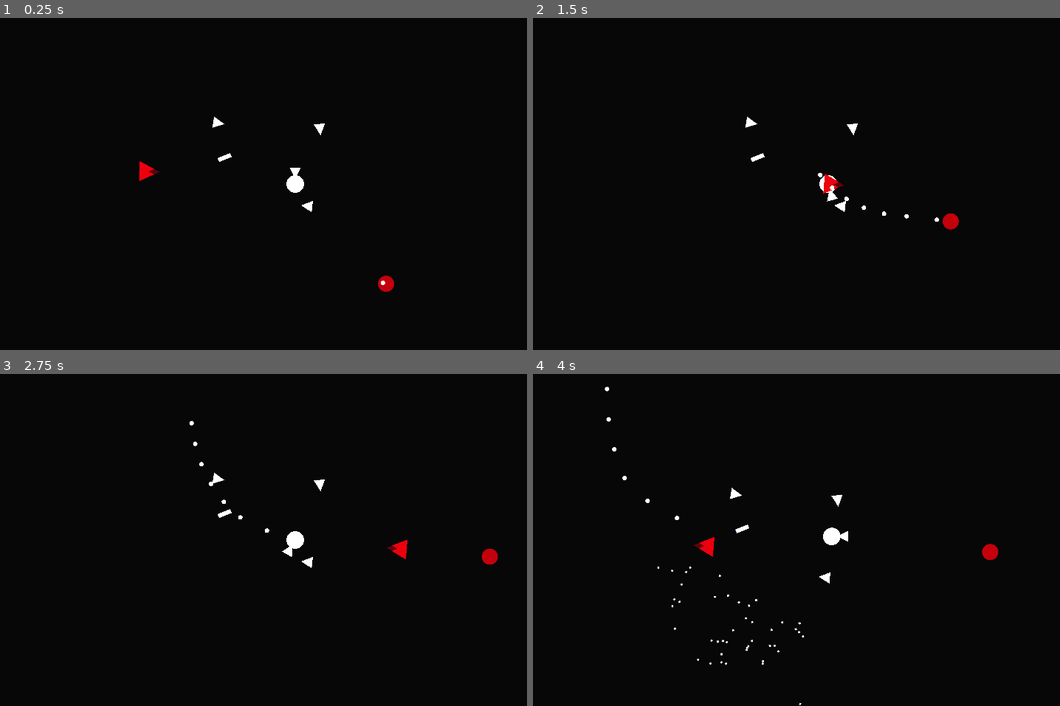
Above: before the commit, frames 1-4 (two rows, left to right).
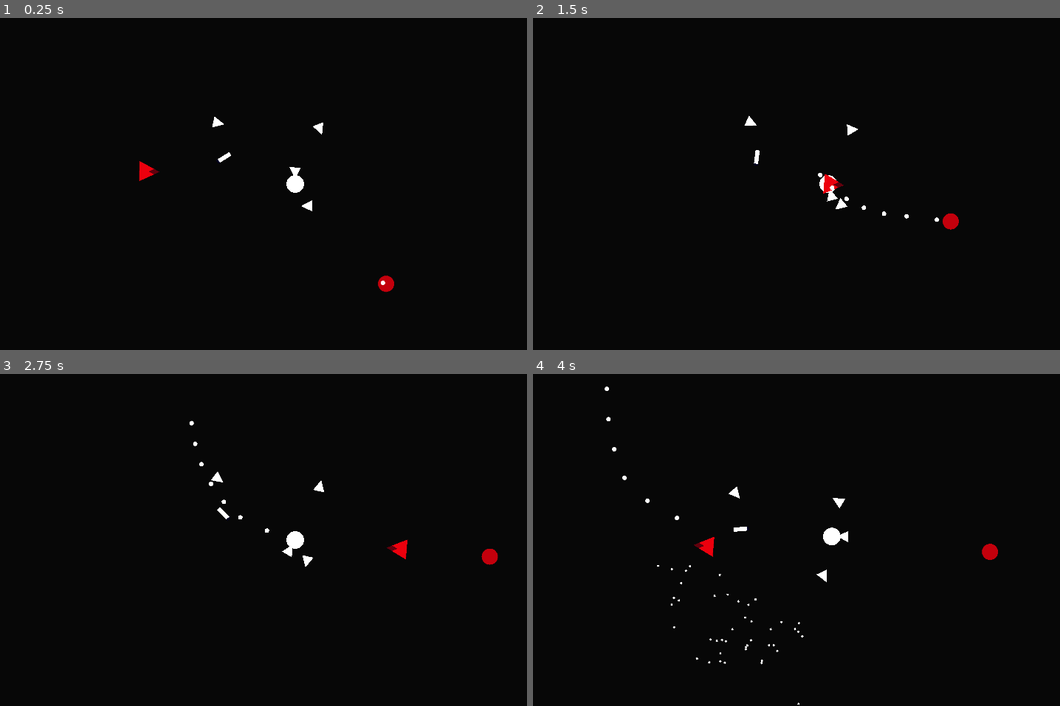
Above: after the commit, the same moments.

Repository: Leeway001Write/melonJam6
Game: Godot game, scene res://Levels/world.tscn
The game is run twice, just before and just after one commit, with the same random seed, the same clock (stepped at 60 frames per second) and the same inputs.
Inputs:
- Up to frame 1 (0.25 s): no input
- Up to frame 2 (1.5 s): tap Enter at 0.5 s; hold D (right) 0.53-1.28 s; tap X (DestroyTest) at 0.6, 1.35 s; hold A (left) from 1.28 s (still down)
- Up to frame 3 (2.75 s): release A (left) at 2.03 s; hold D (right) from 2.03 s (still down); hold Space (fire) from 2.03 s (still down); tap X (DestroyTest) at 2.3 s
- Up to frame 4 (4 s): release D (right) at 2.78 s; release Space (fire) at 2.78 s; hold W (forward) 2.78-3.53 s; tap X (DestroyTest) at 2.85, 3.6 s; hold A (left) from 3.53 s (still down)

The runs differ from the first frame. In frame 1, less than 0.1% of the frame differs, in the area x 40-62%, y 29-59%; in frame 2, 0.1%; in frame 3, 0.2%; in frame 4, 0.4%, in the area x 13-89%, y 3-100%.

Commit message:
worked on component invincibility

Diff:
--- a/escape-from-greenland/Levels/world.tscn
+++ b/escape-from-greenland/Levels/world.tscn
@@ -12,6 +12,12 @@
 
 [node name="Ship" parent="." instance=ExtResource("1_kycxd")]
 position = Vector2(571, 81)
+
+[node name="Backdrop" type="MeshInstance2D" parent="Ship"]
+modulate = Color(0.0283017, 0.0283017, 0.0283017, 1)
+z_index = -99
+scale = Vector2(6354.16, 5170.86)
+mesh = SubResource("QuadMesh_4dvsh")
 
 [node name="Items" type="Node2D" parent="."]
 
@@ -33,13 +39,6 @@
 
 [node name="Backgrounds" type="Node2D" parent="."]
 
-[node name="Backdrop" type="MeshInstance2D" parent="Backgrounds"]
-modulate = Color(0.0283017, 0.0283017, 0.0283017, 1)
-z_index = -99
-position = Vector2(571, 81)
-scale = Vector2(41818.7, 17565.5)
-mesh = SubResource("QuadMesh_4dvsh")
-
 [node name="Enemies" type="Node2D" parent="."]
 
 [node name="ChargingEnemy" parent="Enemies" instance=ExtResource("4_4dvsh")]
--- a/escape-from-greenland/Scripts/booster.gd
+++ b/escape-from-greenland/Scripts/booster.gd
@@ -6,8 +6,9 @@
 var dir_vector = Vector2.ZERO
 
 func _physics_process(delta: float) -> void:
+	super(delta)
 	dir_vector = Vector2($ForwardPos.global_position - global_position).normalized() * speed
-	if test && Input.is_action_just_pressed("DestroyTest"):
+	if test and Input.is_action_just_pressed("DestroyTest"):
 		_hurt()
 
 	if Input.is_action_pressed('forward') and attached:
--- a/escape-from-greenland/Scripts/charging-enemy.gd
+++ b/escape-from-greenland/Scripts/charging-enemy.gd
@@ -1,13 +1,14 @@
 extends Enemy
 
 @export var speed: float = 700
-@onready var player:CharacterBody2D = get_tree().get_first_node_in_group('Player')
+
 var charging = false
 
 func _ready() -> void:
 	_charge()
 
 func _physics_process(delta: float) -> void:
+	super(delta)
 	if charging:
 		velocity = Vector2.RIGHT.rotated(rotation) * speed
 		move_and_slide()
@@ -15,8 +16,6 @@
 		velocity = Vector2.ZERO
 
 func _charge():
-	var dist = sqrt((player.global_position.x - global_position.x) * (player.global_position.x - global_position.x) + (player.global_position.y - global_position.y) * (player.global_position.y - global_position.y))
-	print_debug(dist)
 	var diff = player.global_position - global_position
 	var tween = get_tree().create_tween()
 	tween.tween_property(self, 'rotation', atan2(diff.y, diff.x), .6)
--- a/escape-from-greenland/Scripts/component.gd
+++ b/escape-from-greenland/Scripts/component.gd
@@ -5,38 +5,53 @@
 @export var attached:bool
 @export var health:int
 @export var test:bool
+@export var rot_range = Vector2(-1, 1) # Min and max rotation
 @onready var trigger:Area2D = $Area2D
+@onready var rot_speed = randf_range(rot_range.x, rot_range.y)
+
+var invincible = false
 
 signal hit_something
 signal destroyed
 
-#func _ready() -> void:
-	#if attached:
-		#trigger.get_child(0).disabled = true
+func _ready() -> void:
+	if attached:
+		trigger.get_child(0).disabled = true
 #
 #func _process(delta: float) -> void:
 	#
 	#if attached:
 		#trigger.get_child(0).disabled = true
 
+func _physics_process(delta: float) -> void:
+	if not attached:
+		rotate(deg_to_rad(rot_speed))
+		move_and_slide()
+
 func _on_area_2d_area_entered(area: Area2D) -> void:
 	if area.is_in_group("Component"):
 		var component:Component = area.get_parent()
 		if component.attached:
 			if not component.destroyed.is_connected(destroy):
-				print_debug("I'm Attaching now")
 				component.destroyed.connect(destroy)
 		if not attached:
 			return
 		hit_something.emit(component, area)
+		invincible = true
+		invincible = false
 	elif area.is_in_group("DamagePlayer") and attached:
 		_hurt()
 
 func _hurt():
+	if invincible: return
 	health -= 1
 	if health <= 0:
 		destroy()
 
+func invincibility():
+	invincible = true
+	await get_tree().create_timer(1.1).timeout
+	invincible = false
 
 func destroy():
 	destroyed.emit()
--- a/escape-from-greenland/Scripts/enemy-general.gd
+++ b/escape-from-greenland/Scripts/enemy-general.gd
@@ -3,6 +3,12 @@
 class_name Enemy
 
 @export var health:int
+@export var max_player_dist = 1100
+
+@onready var player:CharacterBody2D = get_tree().get_first_node_in_group('Player')
+
+var activated = false
+var player_dist
 
 func _on_area_entered(area:Area2D):
 	if area.is_in_group('PlayerBullet'):
@@ -11,4 +17,11 @@
 func _hurt():
 	health -= 1
 	if health <= 0:
-		queue_free()
+		_die()
+
+func _die(): # Guess I'll die *shrug*
+	queue_free()
+
+func _physics_process(delta: float) -> void:
+	player_dist = sqrt((global_position.x - player.global_position.x) ** 2 + (global_position.y - player.global_position.y) ** 2)
+	activated = player_dist < max_player_dist
--- a/escape-from-greenland/Scripts/flying-enemy.gd
+++ b/escape-from-greenland/Scripts/flying-enemy.gd
@@ -1 +1,7 @@
 extends Enemy
+
+signal died # Guess I'll die
+
+func _die():
+	died.emit()
+	super()
--- a/escape-from-greenland/Scripts/gun.gd
+++ b/escape-from-greenland/Scripts/gun.gd
@@ -9,6 +9,7 @@
 
 
 func _physics_process(delta: float) -> void:
+	super(delta)
 	# Get the direction the bullet fires
 	dir = Vector2($ForwardPos.global_position - global_position).normalized()
 
--- a/escape-from-greenland/Scripts/path-enemy-control.gd
+++ b/escape-from-greenland/Scripts/path-enemy-control.gd
@@ -11,7 +11,12 @@
 
 var firing = true
 
+func _ready() -> void:
+	enemy_ship.died.connect(queue_free)
+
 func _physics_process(delta: float) -> void:
+	# Check if the enemy still exists. If not, destory itself
+	if not is_instance_valid(enemy_ship): queue_free()
 	path_follow.progress += speed
 	enemy_ship.global_position = path_follow.global_position
 	# Basically just the distance formula to see how far the player is
--- a/escape-from-greenland/Scripts/ship.gd
+++ b/escape-from-greenland/Scripts/ship.gd
@@ -28,6 +28,7 @@
 
 	if not component.hit_something.is_connected(_attach_item):
 		component.hit_something.connect(_attach_item)
+	component.invincibility()
 	if area.is_in_group('Booster'):
 		component.reparent.call_deferred($Components/Boosters)
 	if area.is_in_group('Gun'):
